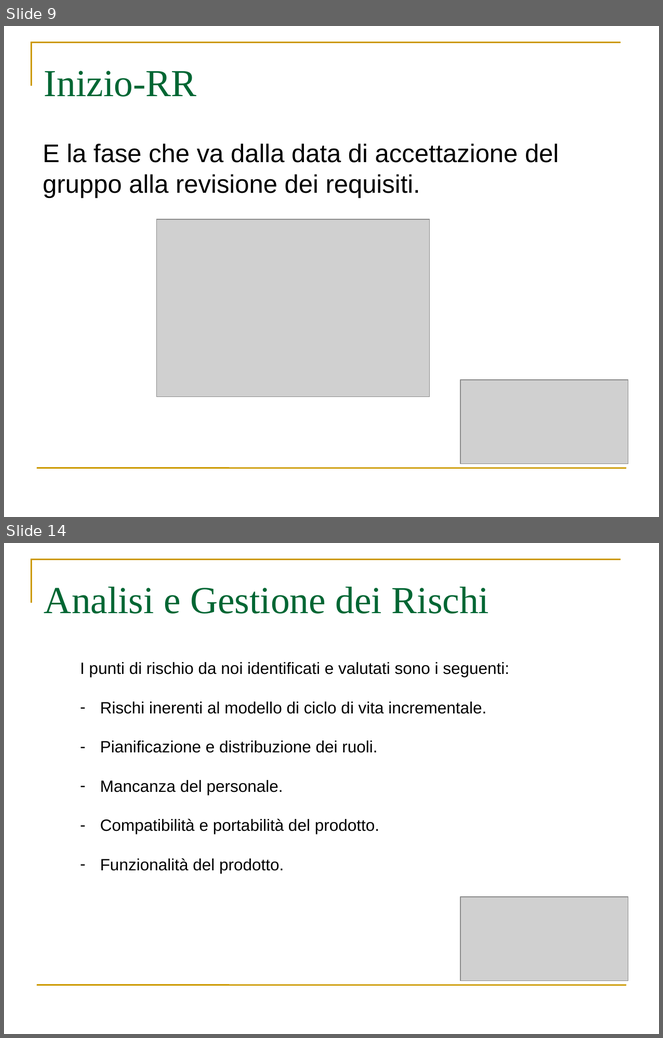
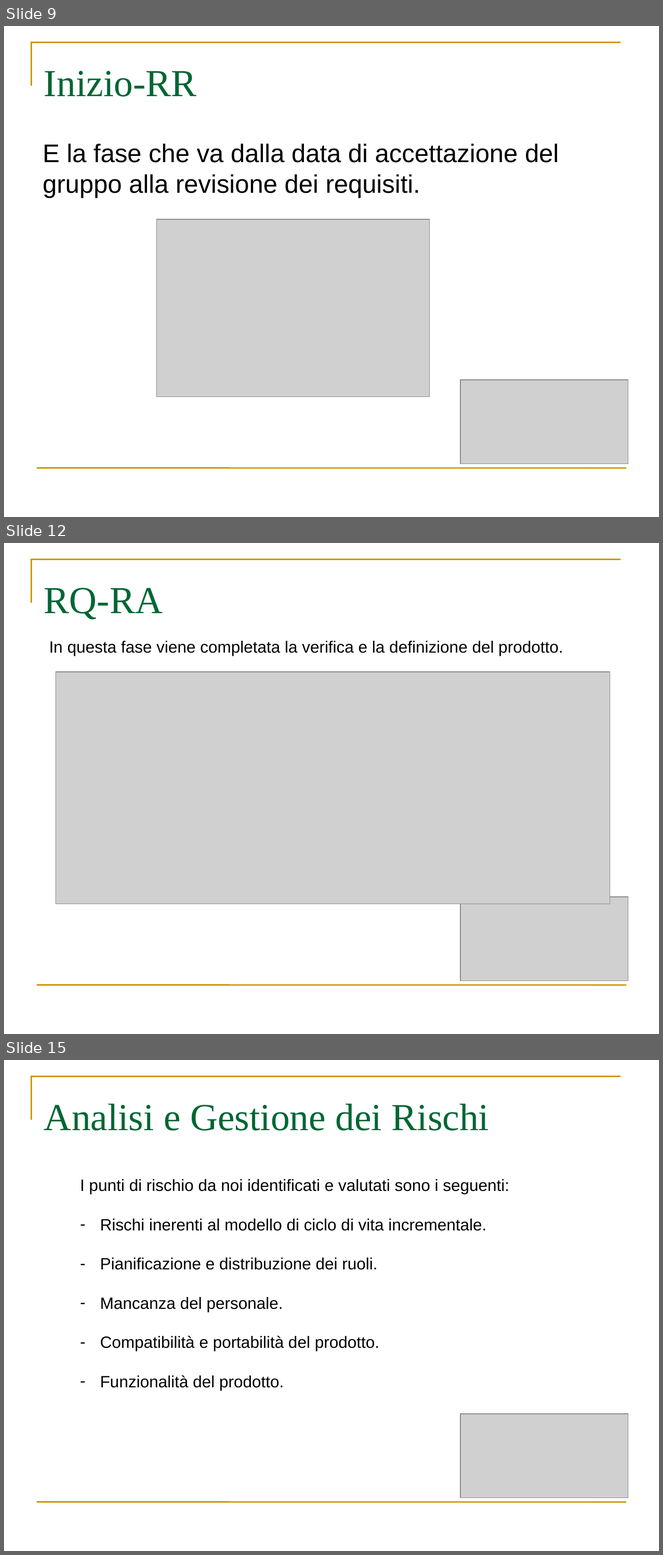
Before and after one commit to webshape/ajaxdraw, a slide deck: doc/PresentazioneRR/PresentazionePianoDiProgetto.ppt. Shown one above the other, each under a label of ours: slides 9 and 14 before the commit, slides 9, 12 and 15 after it; the slides between them are not shown. The pictures are 663x1038 and 663x1555 pixels, drawn with LibreOffice and Linux fonts; fonts in the diff are those of the drawing; grey boxes stand for pictures. Boxes give left, top, right and bottom in pixels: in the first picture for what was removed or moved away, otherwise in the second. Text is boxed around its words. In the diff, an @@ line names an element or a change of style, - is before the commit and + after.

```diff
--- a/doc/PresentazioneRR/PresentazionePianoDiProgetto.ppt
+++ b/doc/PresentazioneRR/PresentazionePianoDiProgetto.ppt
@@ slide 12 added at (4,543,659,1034), background #FFFFFF; not listed: 2 template elements that a slide beside it also shows @@
@@ title added at (44,588,163,619), 42 pt, text #006633 @@
+RQ-RA
@@ text added at (49,641,563,656), 18 pt, text #000000 @@
+In questa fase viene completata la verifica e la definizione del prodotto.
@@ picture added at (56,672,611,904) @@
@@ picture added at (461,897,629,981) @@
@@ what was slide 14 is now slide 15 @@
```
Also in this commit, not shown: 2 slides changed, 3 other slides added, 3 slides removed.
